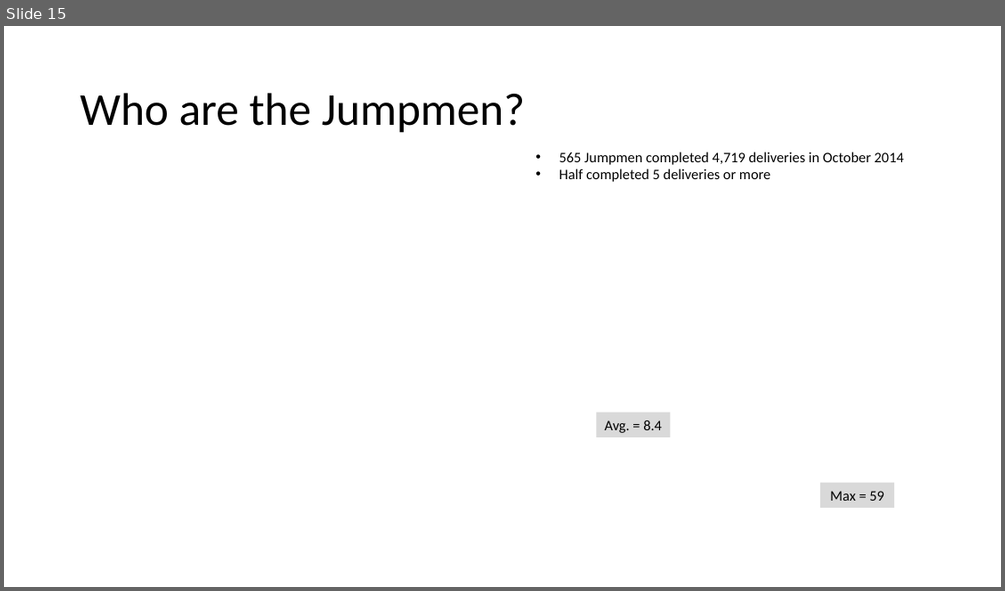
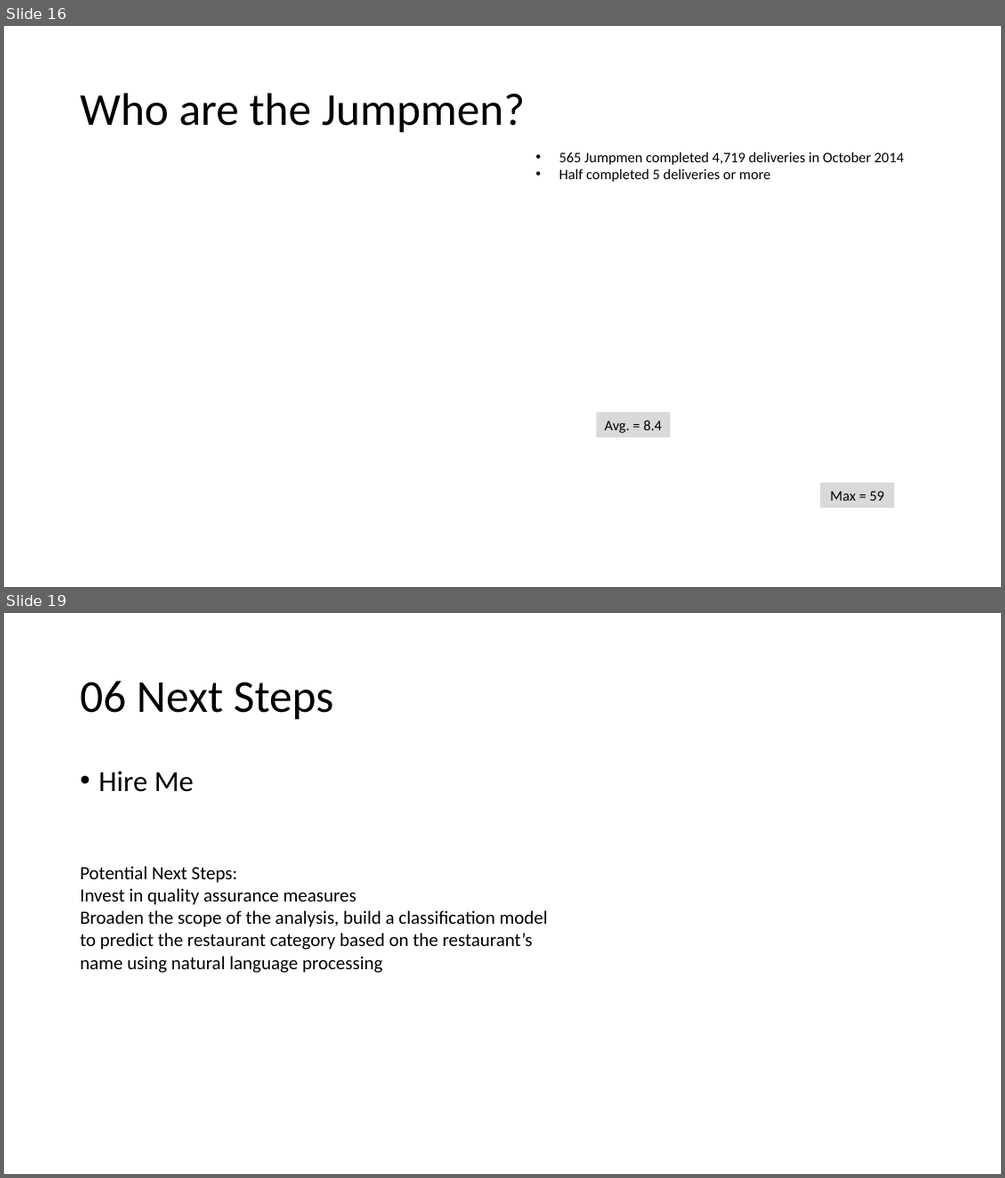
Before and after one commit to sstarkjr/PM_MarketAnalysis, a slide deck: Stephen_Stark_Analysis.pptx. Shown one above the other, each under a label of ours: slide 15 before the commit, slides 16 and 19 after it; the slides between them are not shown. The pictures are 1005x591 and 1005x1178 pixels, drawn with LibreOffice and Linux fonts; fonts in the diff are those of the drawing. Boxes give left, top, right and bottom in pixels: in the first picture for what was removed or moved away, otherwise in the second. Text is boxed around its words. In the diff, an @@ line names an element or a change of style, - is before the commit and + after.

```diff
--- a/Stephen_Stark_Analysis.pptx
+++ b/Stephen_Stark_Analysis.pptx
@@ slide 19 added at [4, 613, 1001, 1174], background #FFFFFF @@
@@ title added at [80, 681, 334, 720], 44 pt, text #000000 @@
+06 Next Steps
@@ text added at [98, 771, 194, 792], 28 pt, text #000000 @@
+• Hire Me
@@ text added at [80, 866, 548, 973], 18 pt, text #000000 @@
+Potential Next Steps:
+Invest in quality assurance measures
+Broaden the scope of the analysis, build a classification model to predict the restaurant category based on the restaurant’s name using natural language processing
@@ what was slide 15 is now slide 16 @@
```
Also in this commit, not shown: 13 slides changed, 2 other slides added, 3 slides removed, 8 other files.
